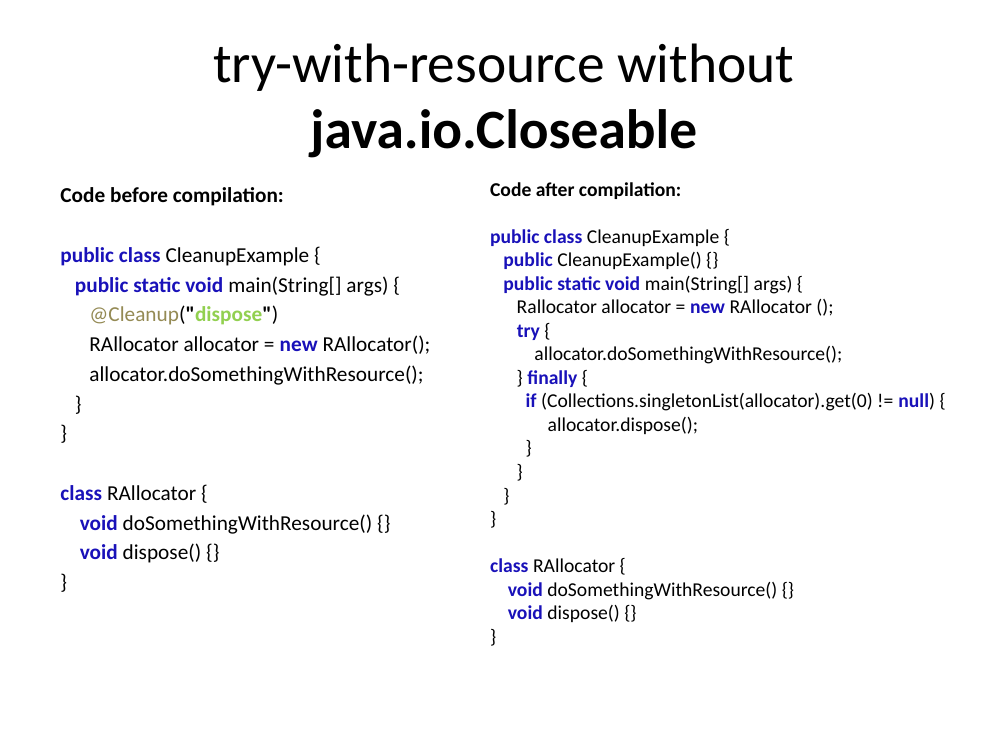
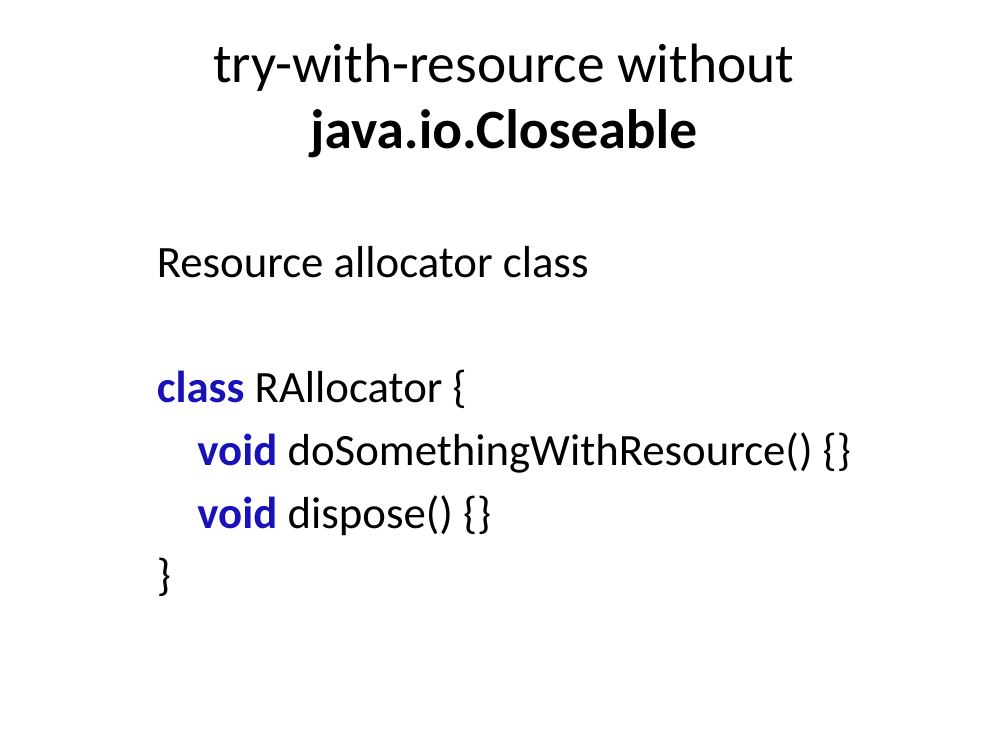
Before and after one commit to doychin/java2days, a slide deck: slide 19 of Making our day job easy.pptx (slide 18 before the commit). Drawn at 1008x756 pixels with LibreOffice and Linux fonts; fonts in the diff are those of the drawing; background and template pictures are left out. Boxes give left, top, right and bottom in pixels: in the first picture for what was removed or moved away, otherwise in the second. Text is boxed around its words. In the diff, an @@ line names an element or a change of style, - is before the commit and + after.

Commit message:
Update presentation and cleanup example files.

```diff
--- a/Making our day job easy.pptx
+++ b/Making our day job easy.pptx
@@ text removed at (490,182,935,622) @@
-Code after compilation:
-public class CleanupExample {
-public CleanupExample() {}
-public static void main(String[] args) {
-Rallocator allocator = new RAllocator ();
-try {
-allocator.doSomethingWithResource();
-} finally {
-if (Collections.singletonList(allocator).get(0) != null) {
-allocator.dispose();
-}
-}
-}
-}
-class RAllocator {
-void doSomethingWithResource() {}
-void dispose() {}
-}
@@ text "Resource allocator class": place and size @@
-text "Resource allocator class" at (60,187,431,563)
+text "Resource allocator class" at (157,246,813,536)
@@ text at (157,246,589,278): text changed; size 15.2 to 32 pt @@
-Code before compilation:
-public class CleanupExample {
-public static void main(String[] args) {
-@Cleanup("dispose")
-RAllocator allocator = new RAllocator();
-allocator.doSomethingWithResource();
-}
-}
+Resource allocator class
@@ text at (157,370,813,536): size 15.2 to 32 pt in "class RAllocator {", "void doSomethingWithResource() {}", "void dispose() {}", "}"; more space between paragraphs @@
```
Also in this commit, not shown: 5 other slides changed, 4 slides added, 3 other files.
